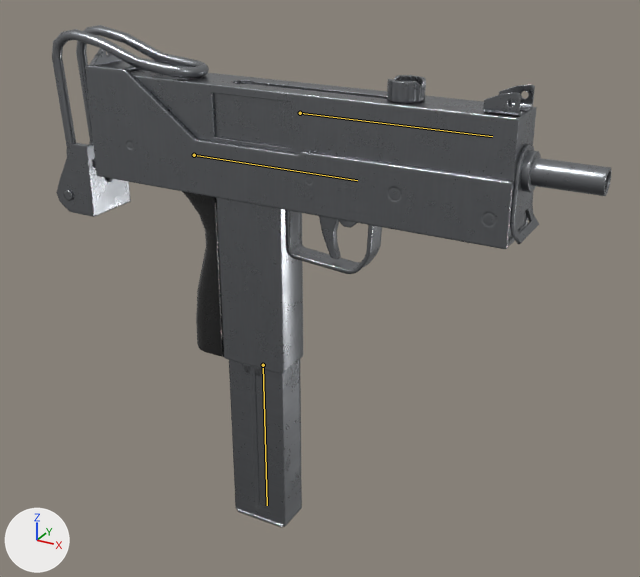
One commit to the FBX model Assets/Models/mac10/mac10_low.fbx: the scene before it, then after it.
Rendered twice from a 50 mm camera at (1.105, -1.868, 0.769) aimed at (0.05, 0.05, -0.19). Arrows for +X, +Y and +Z are at lower left; the lights stay in place. The older version comes first. The bones that bend it are drawn over the model as lines.

The first picture shows 'Mac10'.
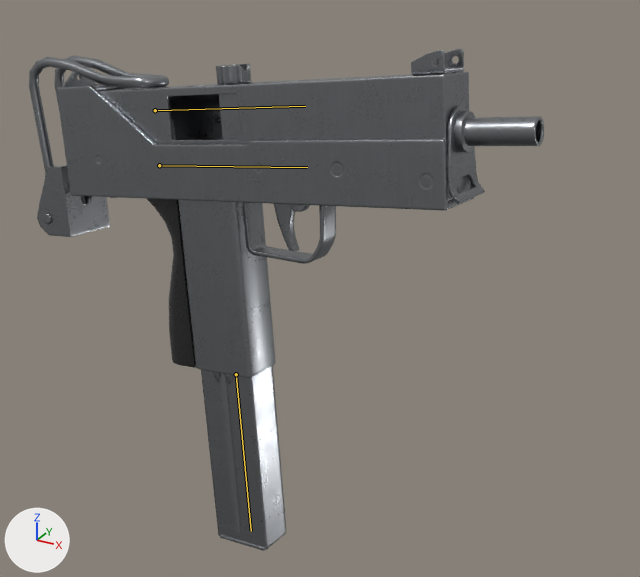
Commit message: mac10 firing anim

The newer file adds an action. The first version stands in its rest pose; the second is drawn at frame 4 of the action 'Gun Rig|mac10_fire'.

What the commit changed:
Bone 'gun_root' (bone_gun_root) moves from (0.0, 0.0, 0.0) to (0.0, -0.12, -0.045).
Bone 'gun_root' (bone_gun_root) turns from (0, 0, 0) to (8, -5, -4) degrees about its own x, y and z.
Bone 'bolt' (bone_bolt) moves from (0.0, 0.0, 0.0) to (0.0, -0.322, 0.0).

Pixel boxes [x1, y1, x2, y2] of what changed, in the pictures (640 x 577 px):
'Mac10', posed (8% narrower)
    before: [52, 25, 611, 528]
    after: [29, 49, 544, 551]
bone 'gun_root', root to tip
    before: (194, 155) to (357, 180)
    after: (159, 165) to (307, 167)
bone 'bolt', root to tip
    before: (300, 113) to (492, 136)
    after: (155, 110) to (305, 106)
